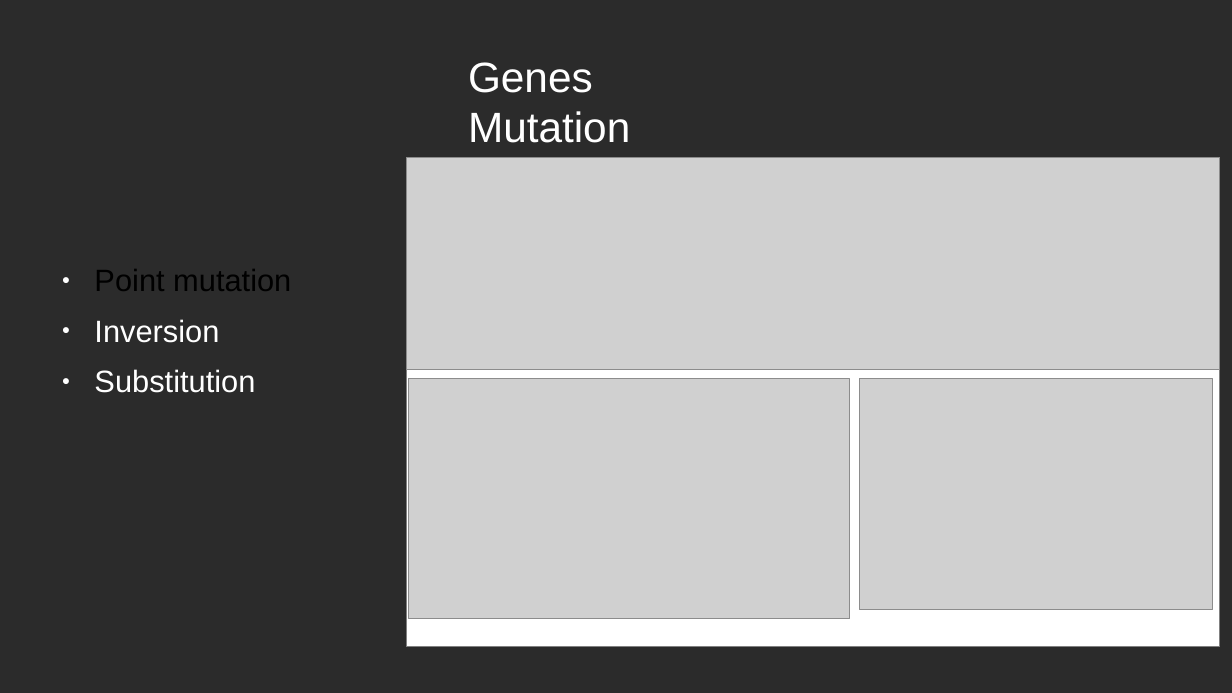
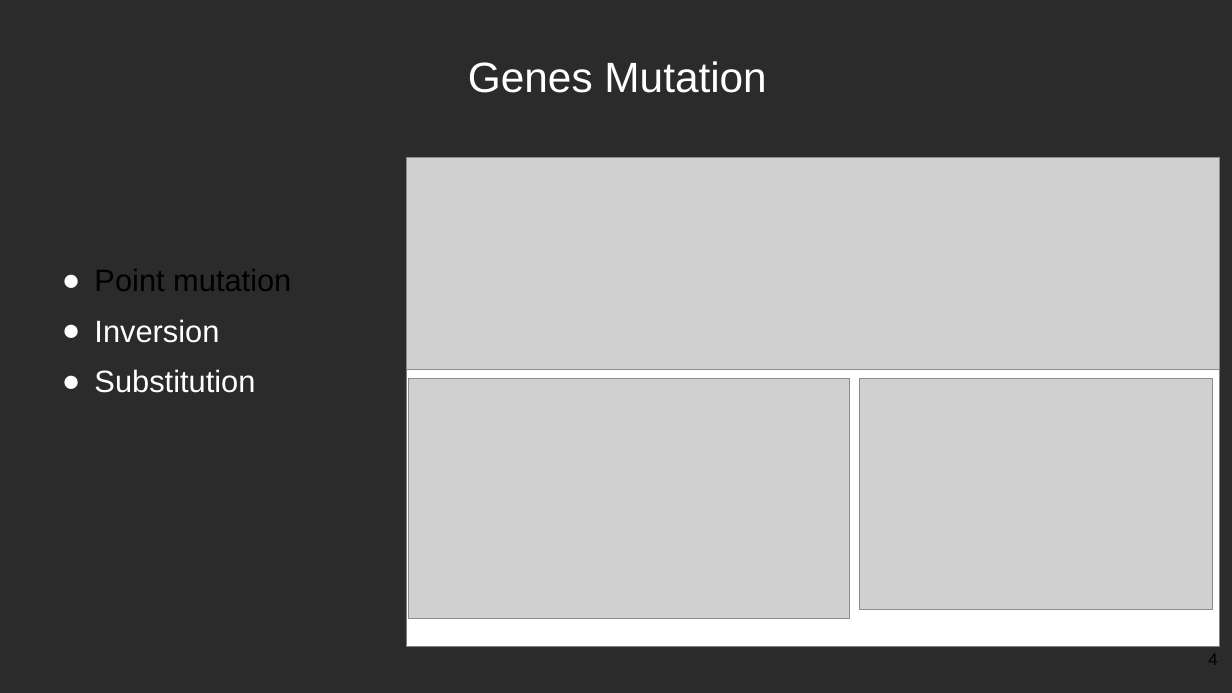
Before and after one commit to YoussifAssem/Genatac, a slide deck: slide 4 of E-Genetics/Proposal/genetics(2).pptx. Drawn at 1232x693 pixels with LibreOffice and Linux fonts; fonts in the diff are those of the drawing; grey boxes stand for pictures; background and template pictures are left out; a plain dark background stands for a picture behind light text. Boxes give left, top, right and bottom in pixels: in the first picture for what was removed or moved away, otherwise in the second. Text is boxed around its words. In the diff, an @@ line names an element or a change of style, - is before the commit and + after.

```diff
--- a/E-Genetics/Proposal/genetics(2).pptx
+++ b/E-Genetics/Proposal/genetics(2).pptx
@@ text "Genes Mutation" rewrapped from [468,62,630,143] to [468,61,766,93] @@
@@ text "Point mutation" at [94,269,291,393]: less space between paragraphs @@
@@ page number added at [1208,654,1217,665], 13 pt, text #000000 @@
+4
```
Also in this commit, not shown: 17 other slides changed.
